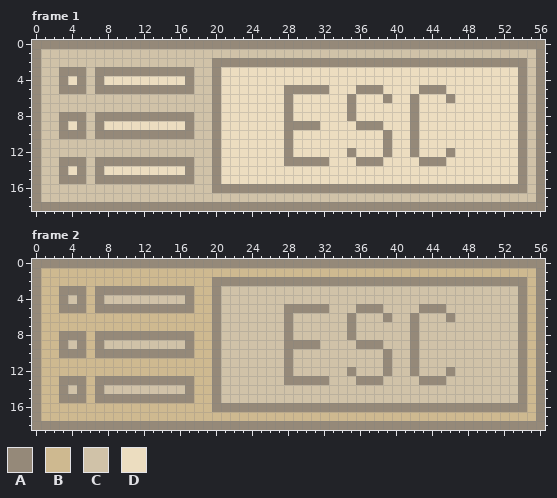
Pixel-art file, stored at image file/ui/deploy/deploy_button_esc.aseprite. This is how it looked before the edit.
57x19 pixels, 2 frames. Shown: frame 1, frame 2.
Palette (. is transparent): A #958979  B #ceb990  C #d0c2a8  D #ecddc0
Pixels before, frame 1, first column x 0:
 0 AAAAAAAAAAAAAAAAAAAAAAAAAAAAAAAAAAAAAAAAAAAAAAAAAAAAAAAAA
 1 ACCCCCCCCCCCCCCCCCCCCCCCCCCCCCCCCCCCCCCCCCCCCCCCCCCCCCCCA
 2 ACCCCCCCCCCCCCCCCCCCAAAAAAAAAAAAAAAAAAAAAAAAAAAAAAAAAAACA
 3 ACCAAACAAAAAAAAAAACCADDDDDDDDDDDDDDDDDDDDDDDDDDDDDDDDDACA
 4 ACCADACADDDDDDDDDACCADDDDDDDDDDDDDDDDDDDDDDDDDDDDDDDDDACA
 5 ACCAAACAAAAAAAAAAACCADDDDDDDAAAAADDDAAADDDDAAADDDDDDDDACA
 6 ACCCCCCCCCCCCCCCCCCCADDDDDDDADDDDDDADDDADDADDDADDDDDDDACA
 7 ACCCCCCCCCCCCCCCCCCCADDDDDDDADDDDDDADDDDDDADDDDDDDDDDDACA
 8 ACCAAACAAAAAAAAAAACCADDDDDDDADDDDDDADDDDDDADDDDDDDDDDDACA
 9 ACCADACADDDDDDDDDACCADDDDDDDAAAADDDDAAADDDADDDDDDDDDDDACA
10 ACCAAACAAAAAAAAAAACCADDDDDDDADDDDDDDDDDADDADDDDDDDDDDDACA
11 ACCCCCCCCCCCCCCCCCCCADDDDDDDADDDDDDDDDDADDADDDDDDDDDDDACA
12 ACCCCCCCCCCCCCCCCCCCADDDDDDDADDDDDDADDDADDADDDADDDDDDDACA
13 ACCAAACAAAAAAAAAAACCADDDDDDDAAAAADDDAAADDDDAAADDDDDDDDACA
14 ACCADACADDDDDDDDDACCADDDDDDDDDDDDDDDDDDDDDDDDDDDDDDDDDACA
15 ACCAAACAAAAAAAAAAACCADDDDDDDDDDDDDDDDDDDDDDDDDDDDDDDDDACA
16 ACCCCCCCCCCCCCCCCCCCAAAAAAAAAAAAAAAAAAAAAAAAAAAAAAAAAAACA
17 ACCCCCCCCCCCCCCCCCCCCCCCCCCCCCCCCCCCCCCCCCCCCCCCCCCCCCCCA
18 AAAAAAAAAAAAAAAAAAAAAAAAAAAAAAAAAAAAAAAAAAAAAAAAAAAAAAAAA
Pixels before, frame 2, first column x 0:
 0 AAAAAAAAAAAAAAAAAAAAAAAAAAAAAAAAAAAAAAAAAAAAAAAAAAAAAAAAA
 1 ABBBBBBBBBBBBBBBBBBBBBBBBBBBBBBBBBBBBBBBBBBBBBBBBBBBBBBBA
 2 ABBBBBBBBBBBBBBBBBBBAAAAAAAAAAAAAAAAAAAAAAAAAAAAAAAAAAABA
 3 ABBAAABAAAAAAAAAAABBACCCCCCCCCCCCCCCCCCCCCCCCCCCCCCCCCABA
 4 ABBACABACCCCCCCCCABBACCCCCCCCCCCCCCCCCCCCCCCCCCCCCCCCCABA
 5 ABBAAABAAAAAAAAAAABBACCCCCCCAAAAACCCAAACCCCAAACCCCCCCCABA
 6 ABBBBBBBBBBBBBBBBBBBACCCCCCCACCCCCCACCCACCACCCACCCCCCCABA
 7 ABBBBBBBBBBBBBBBBBBBACCCCCCCACCCCCCACCCCCCACCCCCCCCCCCABA
 8 ABBAAABAAAAAAAAAAABBACCCCCCCACCCCCCACCCCCCACCCCCCCCCCCABA
 9 ABBACABACCCCCCCCCABBACCCCCCCAAAACCCCAAACCCACCCCCCCCCCCABA
10 ABBAAABAAAAAAAAAAABBACCCCCCCACCCCCCCCCCACCACCCCCCCCCCCABA
11 ABBBBBBBBBBBBBBBBBBBACCCCCCCACCCCCCCCCCACCACCCCCCCCCCCABA
12 ABBBBBBBBBBBBBBBBBBBACCCCCCCACCCCCCACCCACCACCCACCCCCCCABA
13 ABBAAABAAAAAAAAAAABBACCCCCCCAAAAACCCAAACCCCAAACCCCCCCCABA
14 ABBACABACCCCCCCCCABBACCCCCCCCCCCCCCCCCCCCCCCCCCCCCCCCCABA
15 ABBAAABAAAAAAAAAAABBACCCCCCCCCCCCCCCCCCCCCCCCCCCCCCCCCABA
16 ABBBBBBBBBBBBBBBBBBBAAAAAAAAAAAAAAAAAAAAAAAAAAAAAAAAAAABA
17 ABBBBBBBBBBBBBBBBBBBBBBBBBBBBBBBBBBBBBBBBBBBBBBBBBBBBBBBA
18 AAAAAAAAAAAAAAAAAAAAAAAAAAAAAAAAAAAAAAAAAAAAAAAAAAAAAAAAA
After the commit:
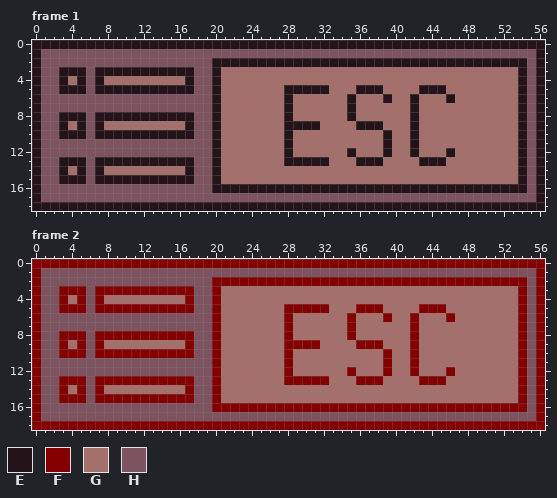
Colours new in this view: E #25131a  F #840000  G #a56f6c  H #7e5360
Difference:
Changed rows in their new state; - is an unchanged pixel.
Frame 1:
first column x 0:
 0 EEEEEEEEEEEEEEEEEEEEEEEEEEEEEEEEEEEEEEEEEEEEEEEEEEEEEEEEE
 1 EHHHHHHHHHHHHHHHHHHHHHHHHHHHHHHHHHHHHHHHHHHHHHHHHHHHHHHHE
 2 EHHHHHHHHHHHHHHHHHHHEEEEEEEEEEEEEEEEEEEEEEEEEEEEEEEEEEEHE
 3 EHHEEEHEEEEEEEEEEEHHEGGGGGGGGGGGGGGGGGGGGGGGGGGGGGGGGGEHE
 4 EHHEGEHEGGGGGGGGGEHHEGGGGGGGGGGGGGGGGGGGGGGGGGGGGGGGGGEHE
 5 EHHEEEHEEEEEEEEEEEHHEGGGGGGGEEEEEGGGEEEGGGGEEEGGGGGGGGEHE
 6 EHHHHHHHHHHHHHHHHHHHEGGGGGGGEGGGGGGEGGGEGGEGGGEGGGGGGGEHE
 7 EHHHHHHHHHHHHHHHHHHHEGGGGGGGEGGGGGGEGGGGGGEGGGGGGGGGGGEHE
 8 EHHEEEHEEEEEEEEEEEHHEGGGGGGGEGGGGGGEGGGGGGEGGGGGGGGGGGEHE
 9 EHHEGEHEGGGGGGGGGEHHEGGGGGGGEEEEGGGGEEEGGGEGGGGGGGGGGGEHE
10 EHHEEEHEEEEEEEEEEEHHEGGGGGGGEGGGGGGGGGGEGGEGGGGGGGGGGGEHE
11 EHHHHHHHHHHHHHHHHHHHEGGGGGGGEGGGGGGGGGGEGGEGGGGGGGGGGGEHE
12 EHHHHHHHHHHHHHHHHHHHEGGGGGGGEGGGGGGEGGGEGGEGGGEGGGGGGGEHE
13 EHHEEEHEEEEEEEEEEEHHEGGGGGGGEEEEEGGGEEEGGGGEEEGGGGGGGGEHE
14 EHHEGEHEGGGGGGGGGEHHEGGGGGGGGGGGGGGGGGGGGGGGGGGGGGGGGGEHE
15 EHHEEEHEEEEEEEEEEEHHEGGGGGGGGGGGGGGGGGGGGGGGGGGGGGGGGGEHE
16 EHHHHHHHHHHHHHHHHHHHEEEEEEEEEEEEEEEEEEEEEEEEEEEEEEEEEEEHE
17 EHHHHHHHHHHHHHHHHHHHHHHHHHHHHHHHHHHHHHHHHHHHHHHHHHHHHHHHE
18 EEEEEEEEEEEEEEEEEEEEEEEEEEEEEEEEEEEEEEEEEEEEEEEEEEEEEEEEE
Frame 2:
first column x 0:
 0 FFFFFFFFFFFFFFFFFFFFFFFFFFFFFFFFFFFFFFFFFFFFFFFFFFFFFFFFF
 1 FHHHHHHHHHHHHHHHHHHHHHHHHHHHHHHHHHHHHHHHHHHHHHHHHHHHHHHHF
 2 FHHHHHHHHHHHHHHHHHHHFFFFFFFFFFFFFFFFFFFFFFFFFFFFFFFFFFFHF
 3 FHHFFFHFFFFFFFFFFFHHFGGGGGGGGGGGGGGGGGGGGGGGGGGGGGGGGGFHF
 4 FHHFGFHFGGGGGGGGGFHHFGGGGGGGGGGGGGGGGGGGGGGGGGGGGGGGGGFHF
 5 FHHFFFHFFFFFFFFFFFHHFGGGGGGGFFFFFGGGFFFGGGGFFFGGGGGGGGFHF
 6 FHHHHHHHHHHHHHHHHHHHFGGGGGGGFGGGGGGFGGGFGGFGGGFGGGGGGGFHF
 7 FHHHHHHHHHHHHHHHHHHHFGGGGGGGFGGGGGGFGGGGGGFGGGGGGGGGGGFHF
 8 FHHFFFHFFFFFFFFFFFHHFGGGGGGGFGGGGGGFGGGGGGFGGGGGGGGGGGFHF
 9 FHHFGFHFGGGGGGGGGFHHFGGGGGGGFFFFGGGGFFFGGGFGGGGGGGGGGGFHF
10 FHHFFFHFFFFFFFFFFFHHFGGGGGGGFGGGGGGGGGGFGGFGGGGGGGGGGGFHF
11 FHHHHHHHHHHHHHHHHHHHFGGGGGGGFGGGGGGGGGGFGGFGGGGGGGGGGGFHF
12 FHHHHHHHHHHHHHHHHHHHFGGGGGGGFGGGGGGFGGGFGGFGGGFGGGGGGGFHF
13 FHHFFFHFFFFFFFFFFFHHFGGGGGGGFFFFFGGGFFFGGGGFFFGGGGGGGGFHF
14 FHHFGFHFGGGGGGGGGFHHFGGGGGGGGGGGGGGGGGGGGGGGGGGGGGGGGGFHF
15 FHHFFFHFFFFFFFFFFFHHFGGGGGGGGGGGGGGGGGGGGGGGGGGGGGGGGGFHF
16 FHHHHHHHHHHHHHHHHHHHFFFFFFFFFFFFFFFFFFFFFFFFFFFFFFFFFFFHF
17 FHHHHHHHHHHHHHHHHHHHHHHHHHHHHHHHHHHHHHHHHHHHHHHHHHHHHHHHF
18 FFFFFFFFFFFFFFFFFFFFFFFFFFFFFFFFFFFFFFFFFFFFFFFFFFFFFFFFF
Changed places in both pictures, as pixel boxes (x1, y1, x2, y2):
changed: (32, 40, 545, 211)
changed: (32, 259, 545, 430)
